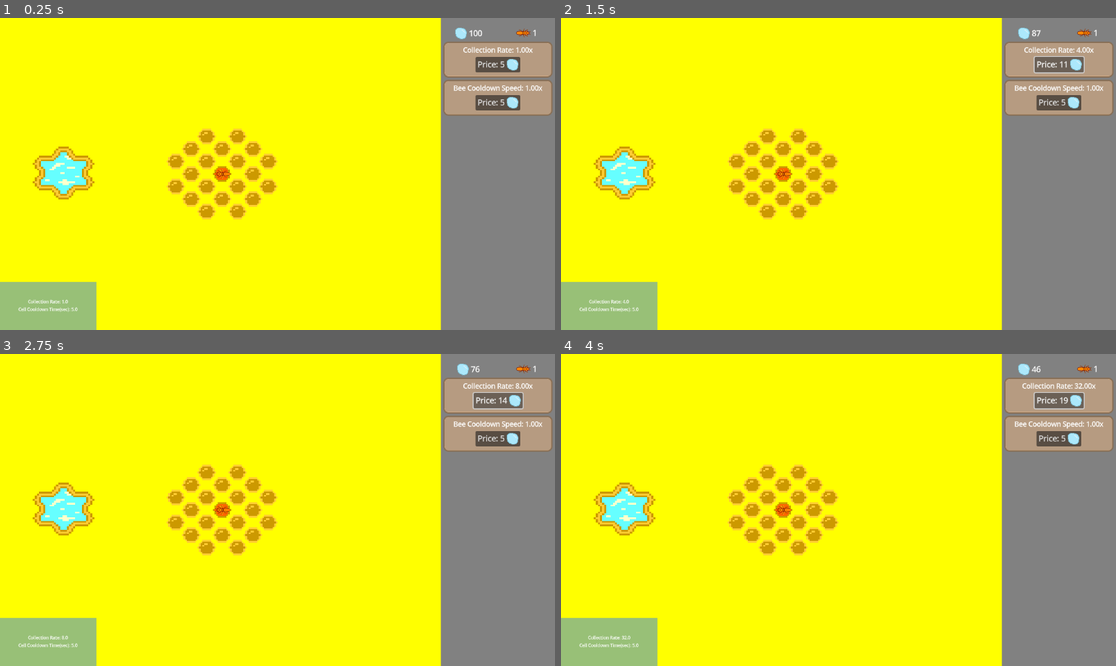
Above: before the commit, frames 1-4 (two rows, left to right).
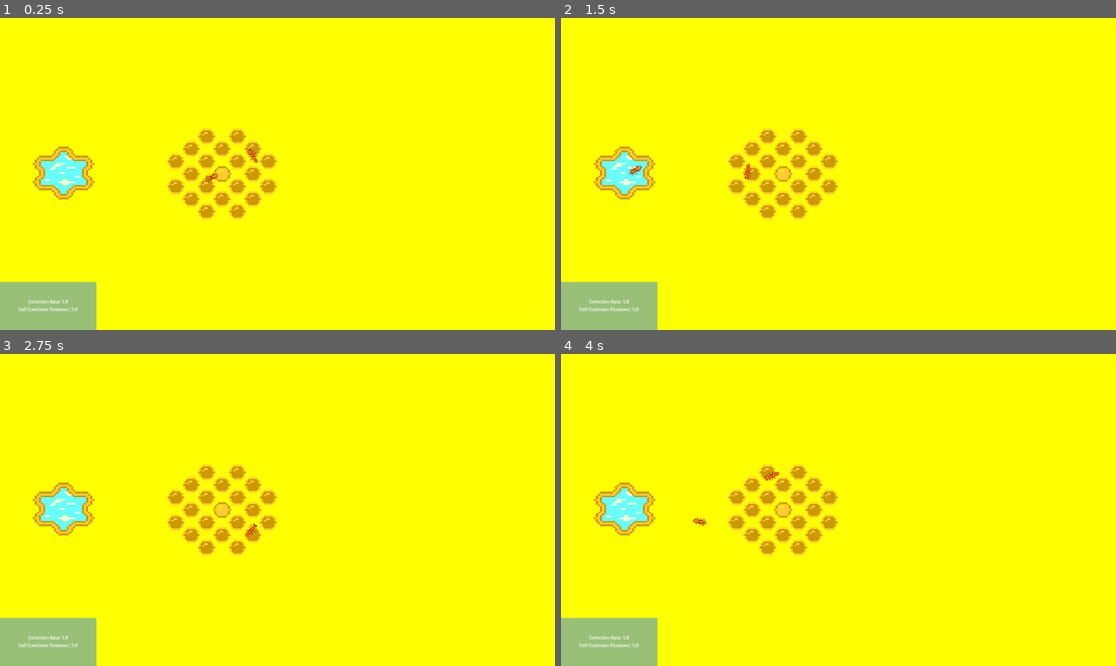
Above: after the commit, the same moments.

Repository: SBSoftwareDev/brainless
Game: Godot game, scene res://src/scenes/game.tscn
Same seed, same stepped clock (60 frames per second), same inputs: the game is played once before the commit and once after it.
Inputs (mouse positions are in pixels of both pictures, inside the frame that each line leads up to):
- Up to frame 1 (0.25 s): no input
- Up to frame 2 (1.5 s): click (1060, 64) at 0.5 s, where only the run before the commit has a clickable "Price: 5"; click (1060, 64) at 1.25 s, where only the run before the commit has a clickable "Price: 8"
- Up to frame 3 (2.75 s): click (499, 400) at 2 s, where only the run before the commit has a clickable "Price: 11"
- Up to frame 4 (4 s): click (1060, 400) at 2.75 s, where only the run before the commit has a clickable "Price: 14"; click (1060, 400) at 3.5 s, where only the run before the commit has a clickable "Price: 16"

The runs differ from the first frame. In frame 1, 21% of the frame differs, in the area x 36-100%, y 0-100%; in frame 2, 21%; in frame 3, 21%; in frame 4, 21%, in the area x 4-100%, y 0-100%.

Commit message:
Added queen with ability to auto click

Diff:
--- a/src/scenes/game.tscn
+++ b/src/scenes/game.tscn
@@ -1,13 +1,14 @@
-[gd_scene load_steps=31 format=3 uid="uid://4vqtyrbxi32s"]
+[gd_scene load_steps=32 format=3 uid="uid://4vqtyrbxi32s"]
 
 [ext_resource type="Script" uid="uid://b5qquvw15kre8" path="res://src/scripts/economy.gd" id="1_3rtjt"]
 [ext_resource type="PackedScene" uid="uid://dxm31vkq2i5rl" path="res://src/scenes/empty_cell.tscn" id="2_276xm"]
-[ext_resource type="Script" path="res://src/scripts/player_stats.gd" id="2_lcg6w"]
+[ext_resource type="Script" uid="uid://o5dwssmffn71" path="res://src/scripts/player_stats.gd" id="2_lcg6w"]
 [ext_resource type="PackedScene" uid="uid://bou1hucryo30g" path="res://src/scenes/bee_and_cell.tscn" id="3_3rtjt"]
 [ext_resource type="PackedScene" uid="uid://cuxp5sg65mf58" path="res://src/scenes/background.tscn" id="3_flib5"]
 [ext_resource type="PackedScene" uid="uid://b0jtrhlwf3gct" path="res://src/scenes/bee_hole.tscn" id="4_6e0h8"]
 [ext_resource type="PackedScene" uid="uid://by3idyv3mn488" path="res://src/scenes/control.tscn" id="4_yufto"]
 [ext_resource type="Script" path="res://src/scripts/debug_root.gd" id="7_gh3at"]
+[ext_resource type="PackedScene" uid="uid://cihfg5rshngnb" path="res://src/scenes/queen_area.tscn" id="9_h2mn8"]
 
 [sub_resource type="Shader" id="Shader_h2mn8"]
 code = "shader_type canvas_item;
@@ -220,10 +221,14 @@
 [node name="BeeAndCell3" parent="World/Entities" instance=ExtResource("3_3rtjt")]
 position = Vector2(461, 324)
 
+[node name="QueenArea" parent="World/Entities" instance=ExtResource("9_h2mn8")]
+position = Vector2(462, 323)
+
 [node name="Effects" type="Node2D" parent="World"]
 
 [node name="UILayer" type="CanvasLayer" parent="."]
 process_mode = 1
+visible = false
 
 [node name="UIRoot" parent="UILayer" instance=ExtResource("4_yufto")]
 
--- /dev/null
+++ b/src/scenes/queen_area.tscn
@@ -0,0 +1,23 @@
+[gd_scene load_steps=3 format=3 uid="uid://cihfg5rshngnb"]
+
+[ext_resource type="PackedScene" uid="uid://dqdlhr4t44qqw" path="res://src/scenes/queen_bee.tscn" id="1_8flua"]
+
+[sub_resource type="Curve2D" id="Curve2D_mhisu"]
+resource_local_to_scene = true
+_data = {
+"points": PackedVector2Array(0, 31.59974, 0, -31.59974, 75, 0, 40.45724, 0, -40.45724, 0, 0, -75, 0.23939197, -26.333117, -0.23939197, 26.333117, -75, 0, -39.02089, -0.23939197, 39.02089, 0.23939197, 0, 75, 0.9575679, 34.472443, -0.9575679, -34.472443, 75, 0)
+}
+point_count = 5
+
+[node name="QueenArea" type="Node2D"]
+
+[node name="Path2D" type="Path2D" parent="."]
+curve = SubResource("Curve2D_mhisu")
+
+[node name="PathFollow2D" type="PathFollow2D" parent="Path2D"]
+position = Vector2(74.99208, -0.29486993)
+rotation = -1.5809255
+progress = 0.4605713
+
+[node name="Queen Bee" parent="Path2D/PathFollow2D" instance=ExtResource("1_8flua")]
+position = Vector2(-0.29493475, 0.0049335957)
--- /dev/null
+++ b/src/scenes/queen_bee.tscn
@@ -0,0 +1,19 @@
+[gd_scene load_steps=4 format=3 uid="uid://dqdlhr4t44qqw"]
+
+[ext_resource type="Texture2D" uid="uid://b51vyau4qoja3" path="res://assets/img/queen/Queen_Bee.png" id="1_8nxyg"]
+[ext_resource type="Script" uid="uid://dnrp0kmg4laj8" path="res://src/scripts/queen_bee.gd" id="2_7t5e0"]
+
+[sub_resource type="CircleShape2D" id="CircleShape2D_nvv1o"]
+radius = 57.035076
+
+[node name="Queen Bee" type="Sprite2D"]
+texture = ExtResource("1_8nxyg")
+offset = Vector2(0, -1.5)
+script = ExtResource("2_7t5e0")
+
+[node name="Area2D" type="Area2D" parent="."]
+
+[node name="CollisionShape2D" type="CollisionShape2D" parent="Area2D"]
+shape = SubResource("CircleShape2D_nvv1o")
+
+[connection signal="body_entered" from="Area2D" to="." method="_on_area_2d_body_entered"]
--- /dev/null
+++ b/src/scripts/queen_bee.gd
@@ -0,0 +1,13 @@
+extends Sprite2D
+
+const SPEED :float = 150.0
+
+@onready var path_follow_2d: PathFollow2D = $"../"
+
+func _on_area_2d_body_entered(body: Node2D) -> void:
+	if body.name.begins_with("Worker"):
+		body.leave_cell()
+
+
+func _process(delta: float) -> void:
+	path_follow_2d.progress += delta * SPEED
--- a/src/scripts/worker_bee.gd
+++ b/src/scripts/worker_bee.gd
@@ -52,6 +52,12 @@
 	animation_player.play("fade")
 	collectible_cooldown.start()
 
+func leave_cell() -> void:
+	if bee_ready:
+		bee_ready = false
+		direction_away = true
+		cell.clear()
+
 
 ### SIGNALS
 ###func _on_sight_area_body_entered(body: Node2D) -> void:
@@ -85,7 +91,5 @@
 
 
 func _on_collection_area_input_event(_viewport: Node, event: InputEvent, _shape_idx: int) -> void:
-	if event.is_action_pressed("Select") && bee_ready:
-		bee_ready = false
-		direction_away = true
-		cell.clear()
+	if event.is_action_pressed("Select"):
+		leave_cell()
Not shown, added: src/scripts/queen_bee.gd.uid
